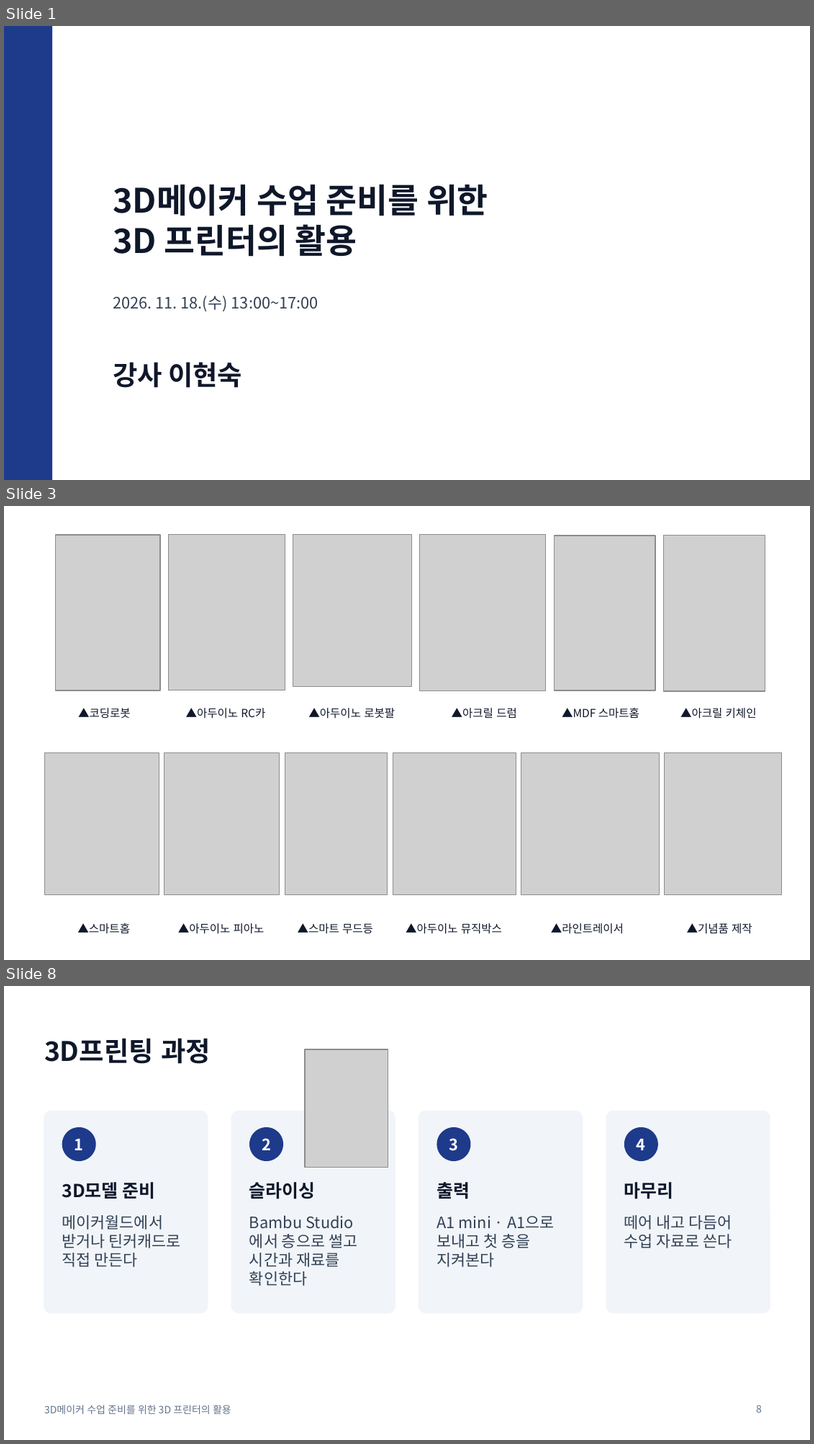
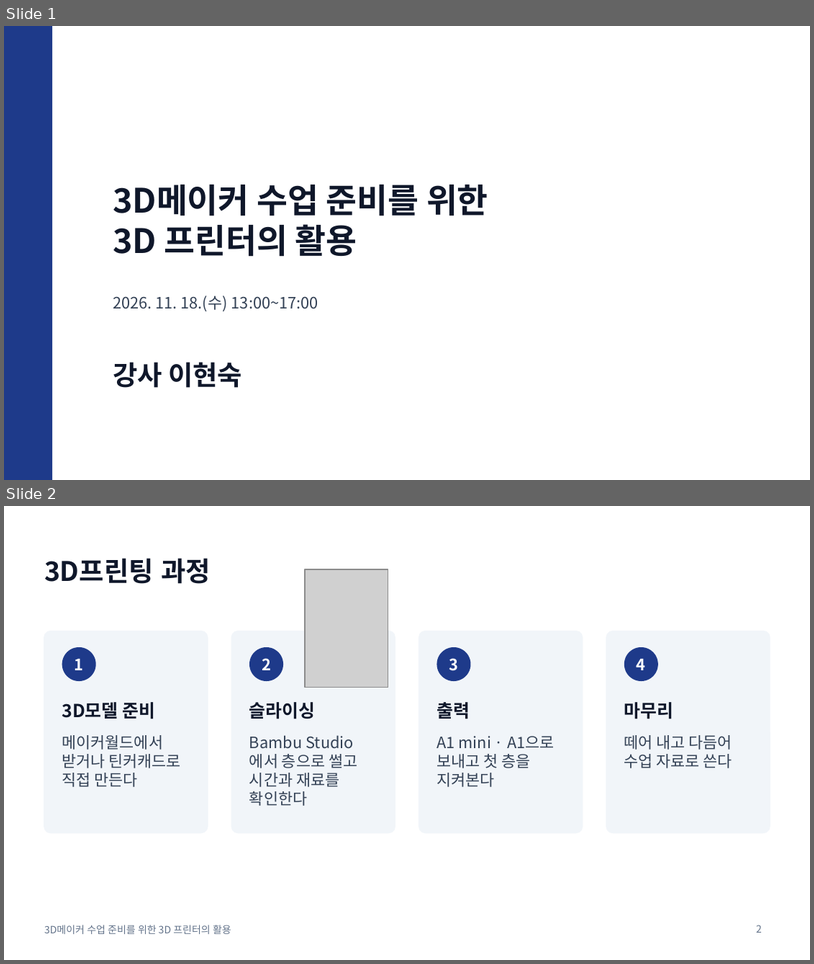
Before and after one commit to Suguri123/3D_swmirae20261118, a slide deck: dist/3D-printer-education.pptx. Shown one above the other, each under a label of ours: slides 1, 3 and 8 before the commit, slides 1 and 2 after it; the slides between them are not shown. The pictures are 814x1444 and 814x964 pixels, drawn with LibreOffice and Linux fonts; fonts in the diff are those of the drawing; grey boxes stand for pictures. Boxes give left, top, right and bottom in pixels: in the first picture for what was removed or moved away, otherwise in the second. Text is boxed around its words. In the diff, an @@ line names an element or a change of style, - is before the commit and + after.

```diff
--- a/dist/3D-printer-education.pptx
+++ b/dist/3D-printer-education.pptx
@@ slide 3 removed at (4,506,810,960), background #FFFFFF @@
@@ group removed at (45,534,782,934): 12 pictures, 12 texts @@
-▲코딩로봇
-▲아두이노 RC카
-▲아두이노 로봇팔
-▲아크릴 드럼
-▲MDF 스마트홈
-▲아크릴 키체인
-▲스마트홈
-▲아두이노 피아노
-▲스마트 무드등
-▲아두이노 뮤직박스
-▲라인트레이서
-▲기념품 제작
@@ what was slide 8 is now slide 2 @@
@@ page number at (756,924,762,932): text changed @@
-8
+2
```
Also in this commit, not shown: 5 other slides removed, 18 other files.
